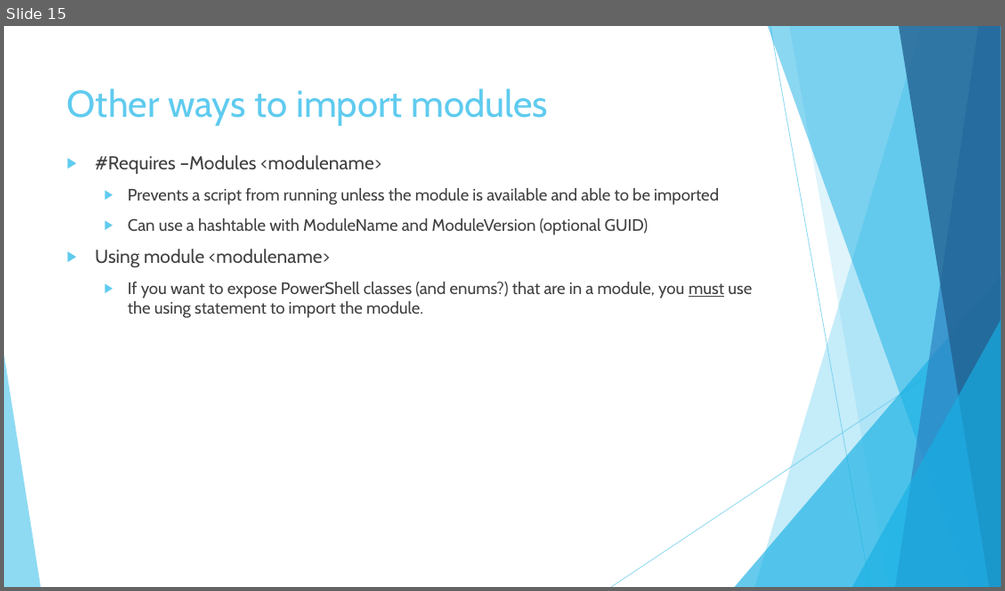
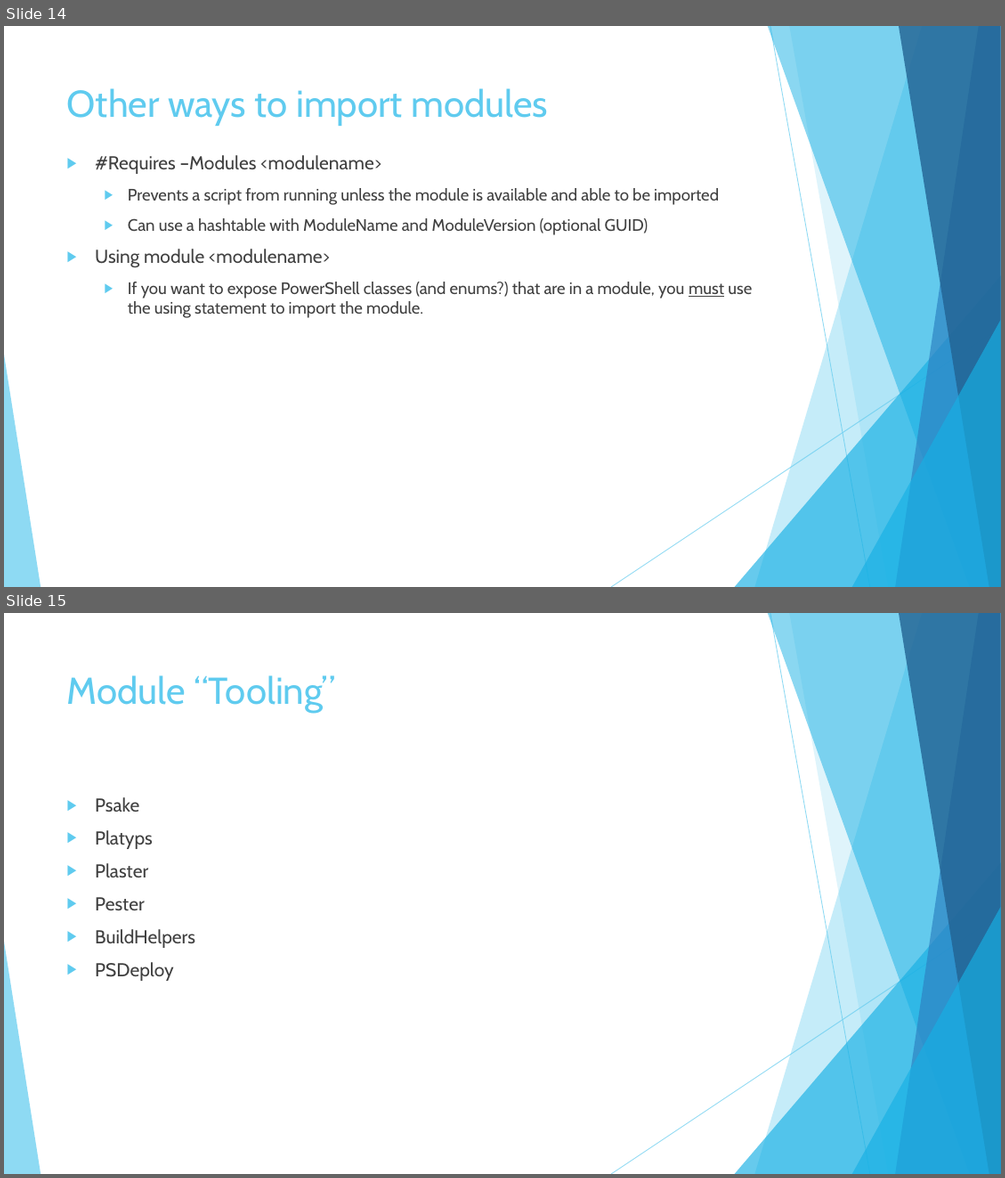
Before and after one commit to MikeShepard/Documents, a slide deck: PowerShell Modules.pptx. Shown one above the other, each under a label of ours: slide 15 before the commit, slides 14 and 15 after it. The pictures are 1005x591 and 1005x1178 pixels, drawn with LibreOffice and Linux fonts; fonts in the diff are those of the drawing. Boxes give left, top, right and bottom in pixels: in the first picture for what was removed or moved away, otherwise in the second. Text is boxed around its words. In the diff, an @@ line names an element or a change of style, - is before the commit and + after.

Commit message:
Added slides about "module tooling"
Psake, plaster, pester, platyps, psdeploy, buildhelpers

```diff
--- a/PowerShell Modules.pptx
+++ b/PowerShell Modules.pptx
@@ slide 15 added at [4,613,1001,1174], background #FFFFFF; not listed: 10 template elements that a slide beside it also shows @@
@@ title added at [67,675,336,713], 36 pt, text #5FCBEF @@
+Module “Tooling”
@@ text added at [95,797,195,981], 18 pt, text #404040 @@
+▶ Psake
+▶ Platyps
+▶ Plaster
+▶ Pester
+▶ BuildHelpers
+▶ PSDeploy
@@ what was slide 15 is now slide 14 @@
```
Also in this commit, not shown: 2 slides changed, 6 other slides added, 1 slide removed.
